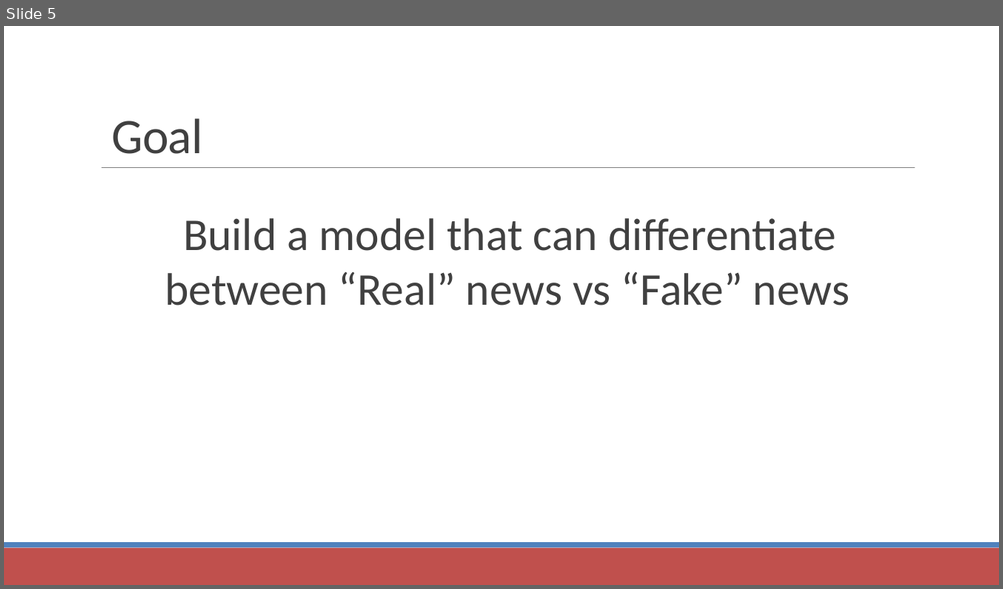
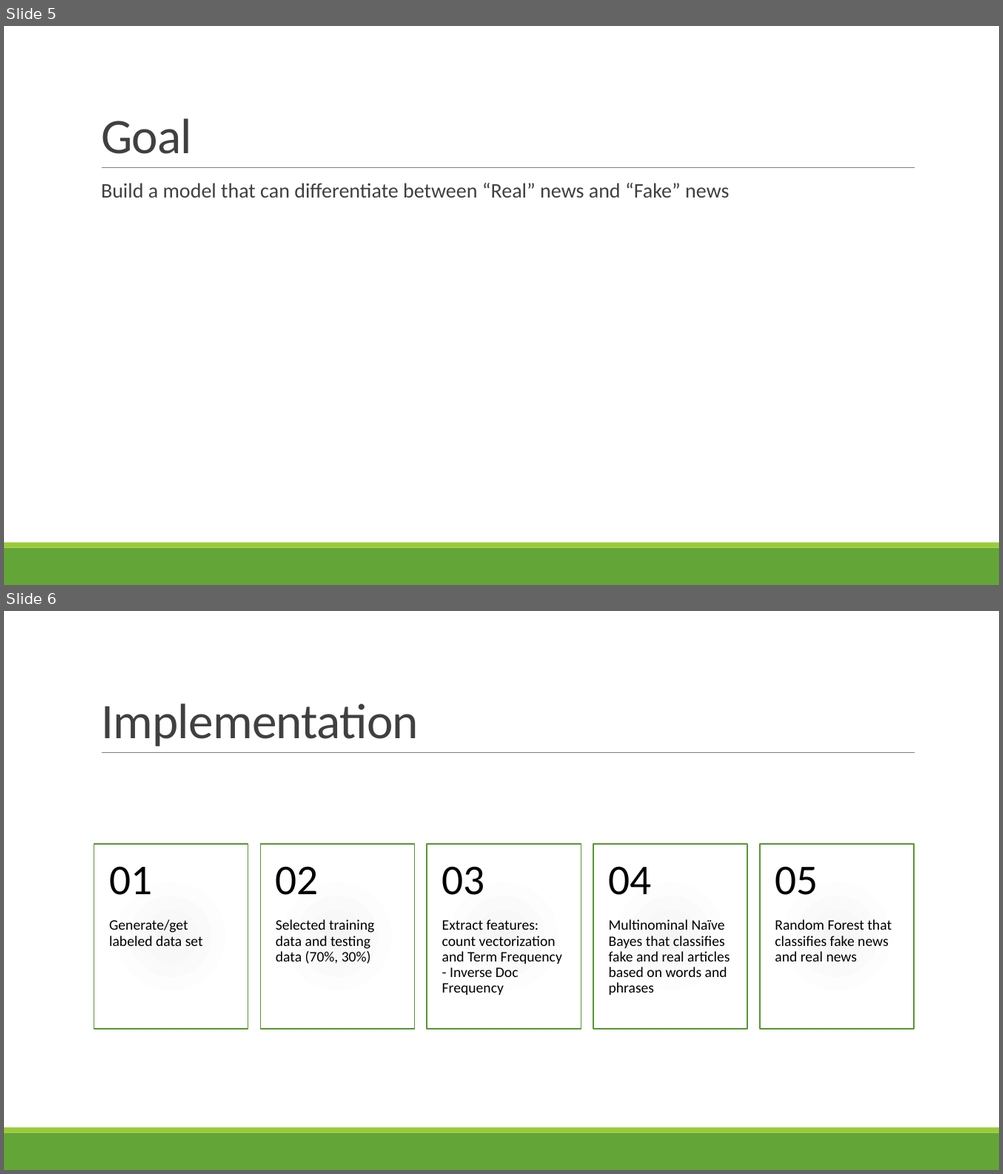
Before and after one commit to LinghanX/Project_Veritas, a slide deck: presentations/FakeNews_Final.pptx. Shown one above the other, each under a label of ours: slide 5 before the commit, slides 5 and 6 after it. The pictures are 1003x589 and 1003x1174 pixels, drawn with LibreOffice and Linux fonts; fonts in the diff are those of the drawing. Boxes give left, top, right and bottom in pixels: in the first picture for what was removed or moved away, otherwise in the second. Text is boxed around its words. In the diff, an @@ line names an element or a change of style, - is before the commit and + after.

```diff
--- a/presentations/FakeNews_Final.pptx
+++ b/presentations/FakeNews_Final.pptx
@@ slide 6 added at (4,611,999,1170), background #FFFFFF; not listed: 3 template elements that a slide beside it also shows @@
@@ title added at (101,703,418,746), 48 pt, text #404040 @@
+Implementation
@@ group added at (94,845,914,1030): 10 texts, 5 rectangles @@
+Generate/get labeled data set
+01
+Selected training data and testing data (70%, 30%)
+02
+Extract features: count vectorization and Term Frequency - Inverse Doc Frequency
+03
+Multinominal Naïve Bayes that classifies fake and real articles based on words and phrases
+04
+Random Forest that classifies fake news and real news
+05
@@ slide 5 changed as well @@
@@ title "Goal": place and size @@
-title "Goal" at (111,118,202,154)
+title "Goal" at (101,118,192,154)
@@ text at (101,183,728,198): text changed; size 44 to 20 pt @@
-  Build a model that can differentiate between “Real” news vs “Fake” news
+  Build a model that can differentiate between “Real” news and “Fake” news
@@ rectangle at (4,548,999,585): fill #C0504D to #63A537 @@
@@ rectangle at (4,543,999,548): fill #4F81BD to #99CB38 @@
```
Also in this commit, not shown: 2 other slides changed, 5 other slides added, 6 slides removed, 4 other files.
